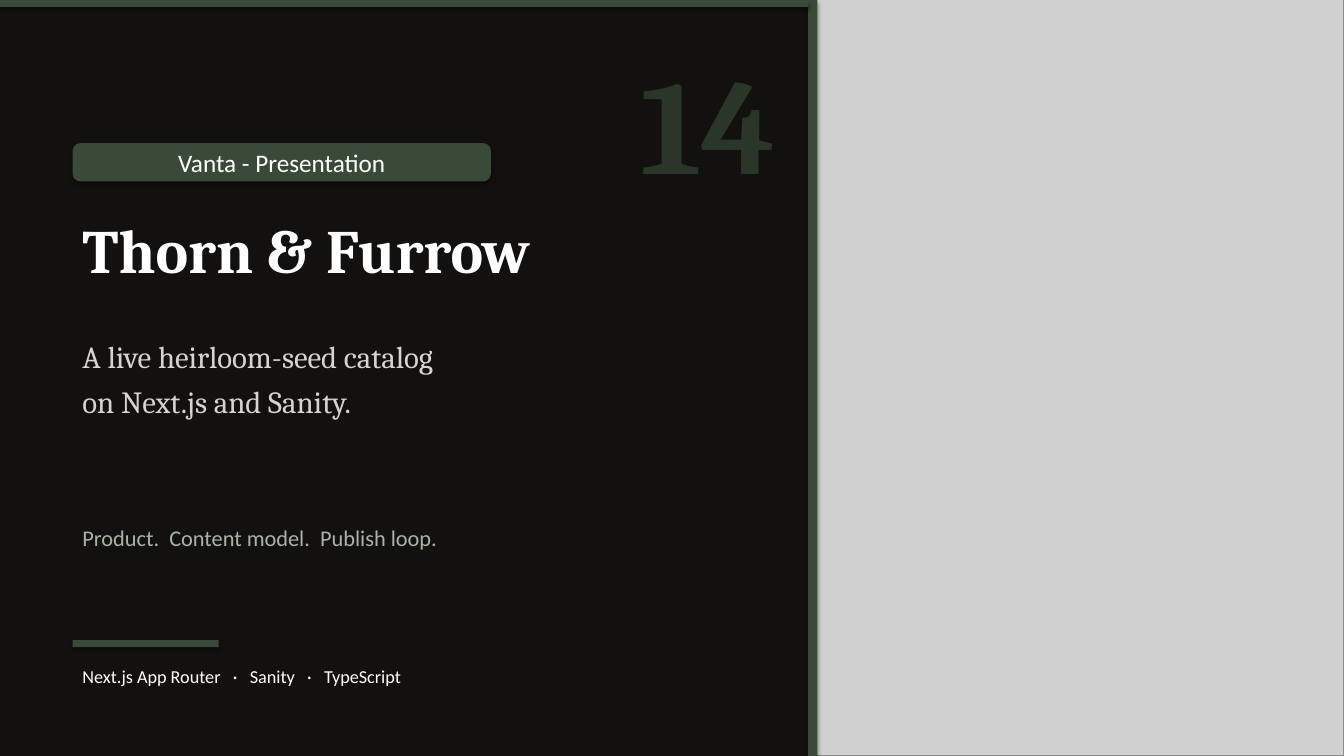
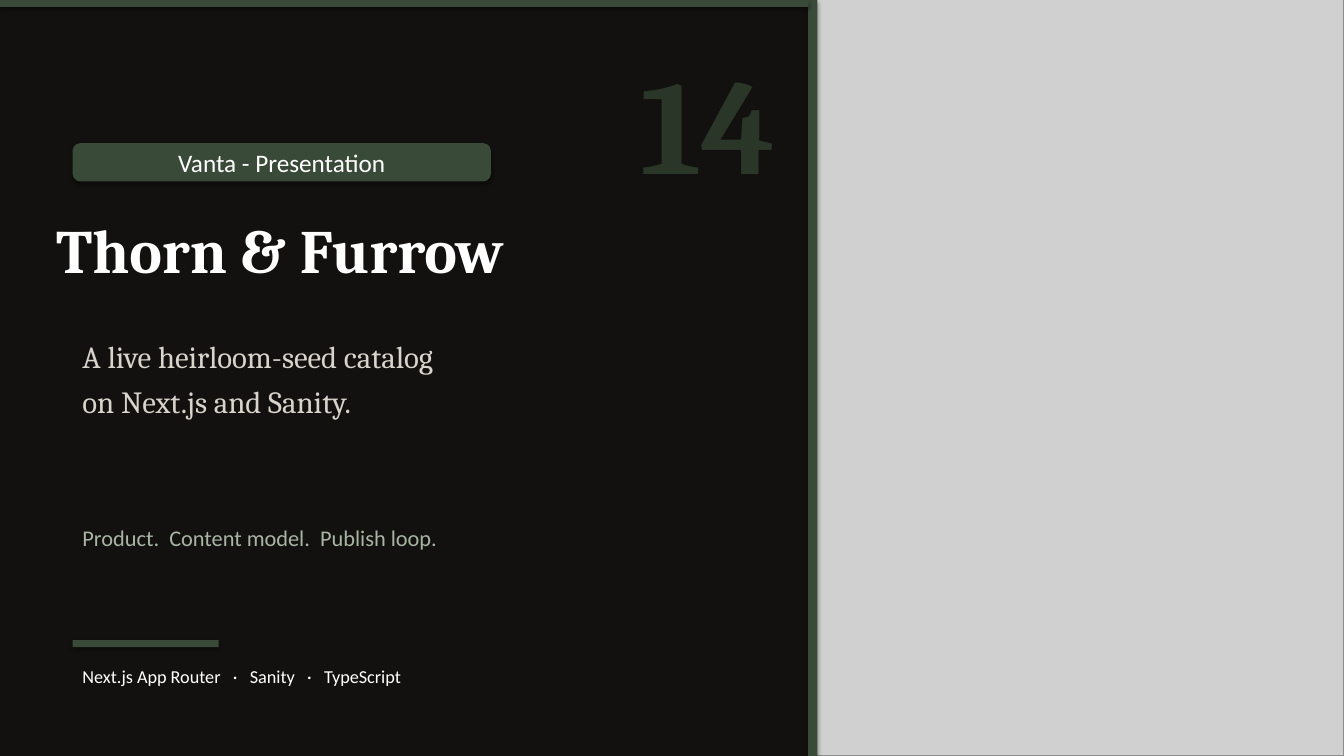
Before and after one commit to zenithzen543/vanta-presentation, a slide deck: slide 1 of presentation/Thorn-and-Furrow-Portfolio.pptx. Drawn at 1344x756 pixels with LibreOffice and Linux fonts; fonts in the diff are those of the drawing; grey boxes stand for pictures. Boxes give left, top, right and bottom in pixels: in the first picture for what was removed or moved away, otherwise in the second. Text is boxed around its words. In the diff, an @@ line names an element or a change of style, - is before the commit and + after.

```diff
--- a/presentation/Thorn-and-Furrow-Portfolio.pptx
+++ b/presentation/Thorn-and-Furrow-Portfolio.pptx
@@ text "Thorn & Furrow" moved from (x1=82, y1=230, x2=530, y2=274) to (x1=56, y1=230, x2=504, y2=274) @@
```
Also in this commit, not shown: 17 other files.
